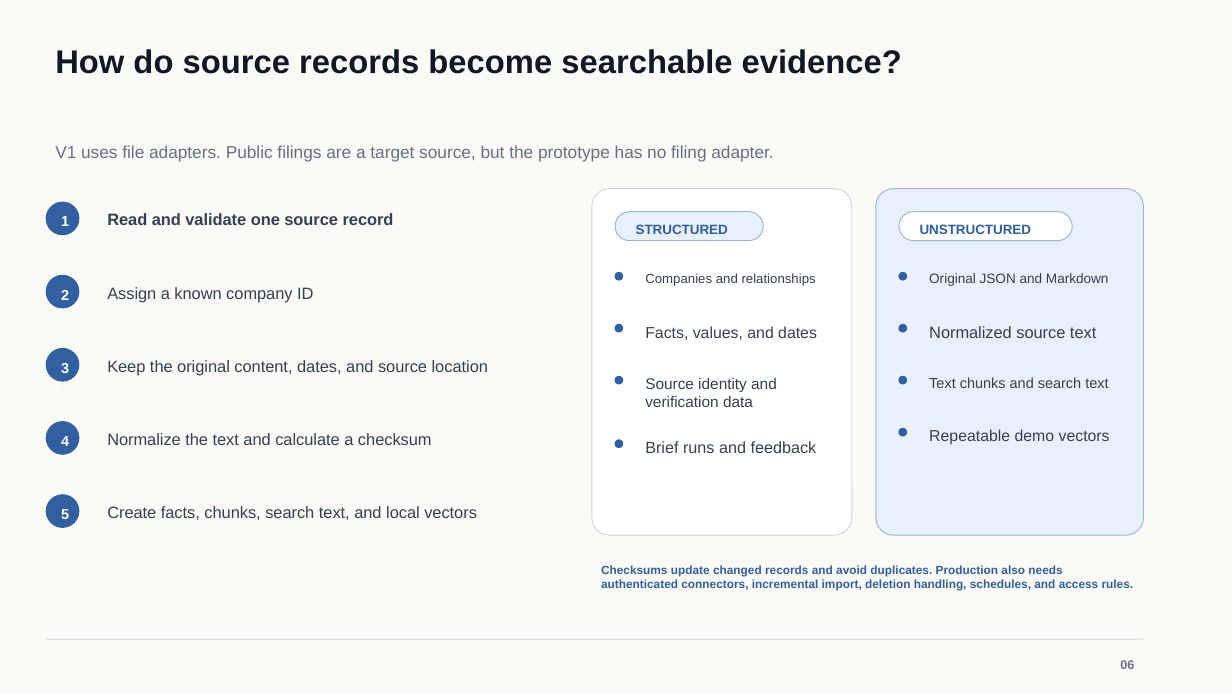
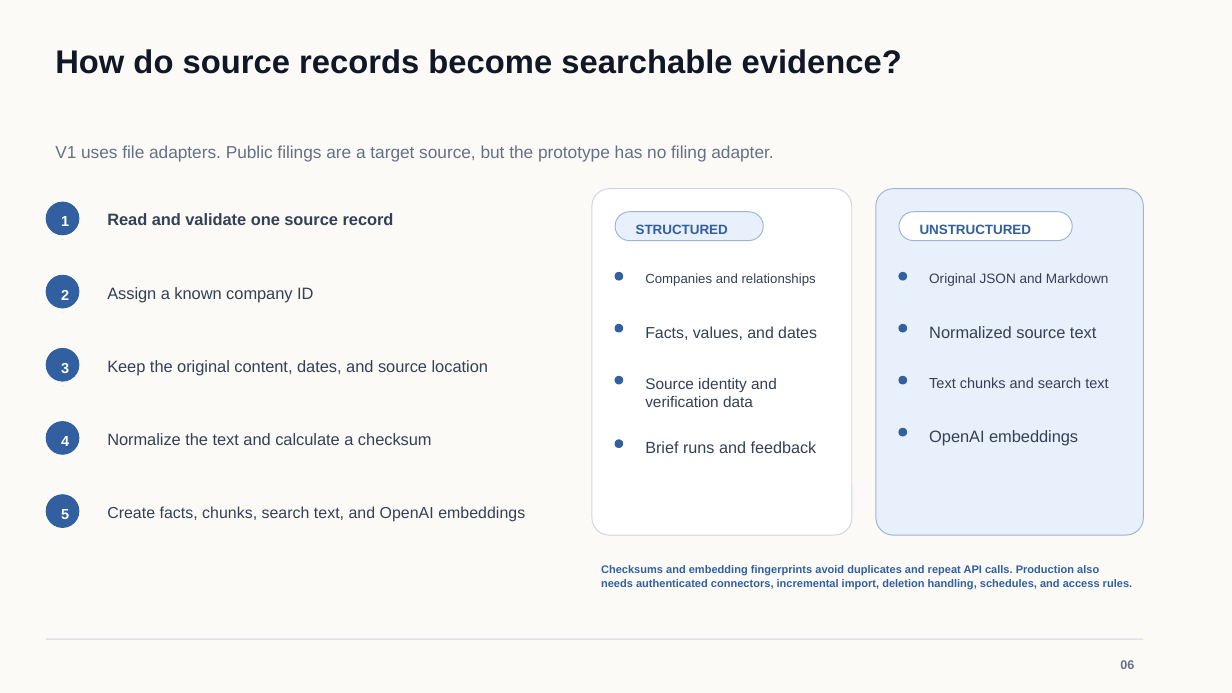
Before and after one commit to osuthorpe/LENS-POC, a slide deck: slide 6 of docs/AVIC-Portfolio-Intelligence-Brief.pptx. Drawn at 1232x693 pixels with LibreOffice and Linux fonts; fonts in the diff are those of the drawing. Boxes give left, top, right and bottom in pixels: in the first picture for what was removed or moved away, otherwise in the second. Text is boxed around its words. In the diff, an @@ line names an element or a change of style, - is before the commit and + after.

Commit message:
Use OpenAI embeddings for retrieval

```diff
--- a/docs/AVIC-Portfolio-Intelligence-Brief.pptx
+++ b/docs/AVIC-Portfolio-Intelligence-Brief.pptx
@@ text at [929, 430, 1078, 446]: text changed; size 12.3 to 12.8 pt @@
-Repeatable demo vectors
+OpenAI embeddings
@@ text at [107, 506, 525, 522]: text changed; size 12.7 to 12.5 pt @@
-Create facts, chunks, search text, and local vectors
+Create facts, chunks, search text, and OpenAI embeddings
@@ text at [601, 565, 1132, 589]: text changed; size 9.3 to 8.6 pt @@
-Checksums update changed records and avoid duplicates. Production also needs authenticated connectors, incremental import, deletion handling, schedules, and access rules.
+Checksums and embedding fingerprints avoid duplicates and repeat API calls. Production also needs authenticated connectors, incremental import, deletion handling, schedules, and access rules.
```
Also in this commit, not shown: 7 other slides changed, 16 other files.
